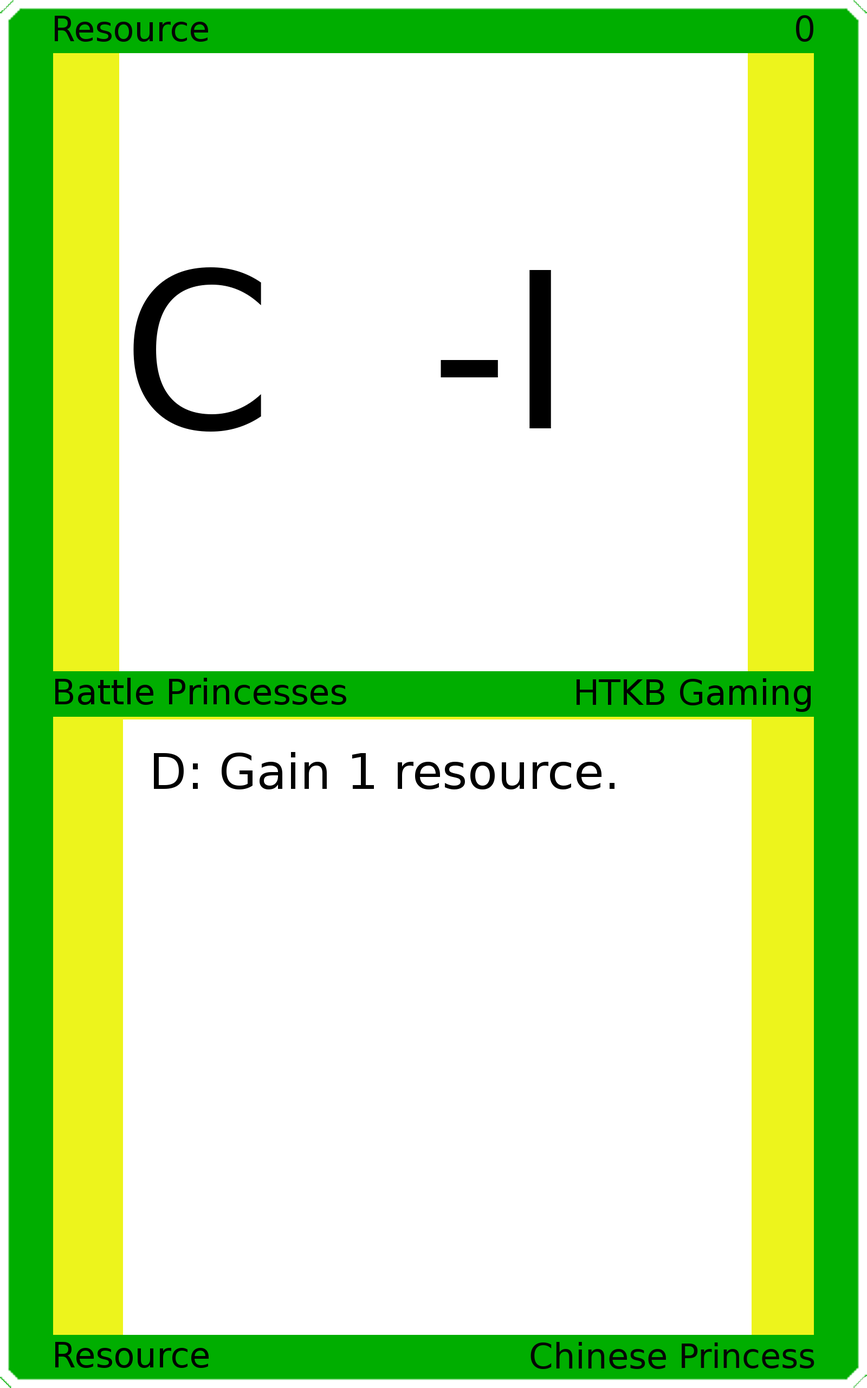
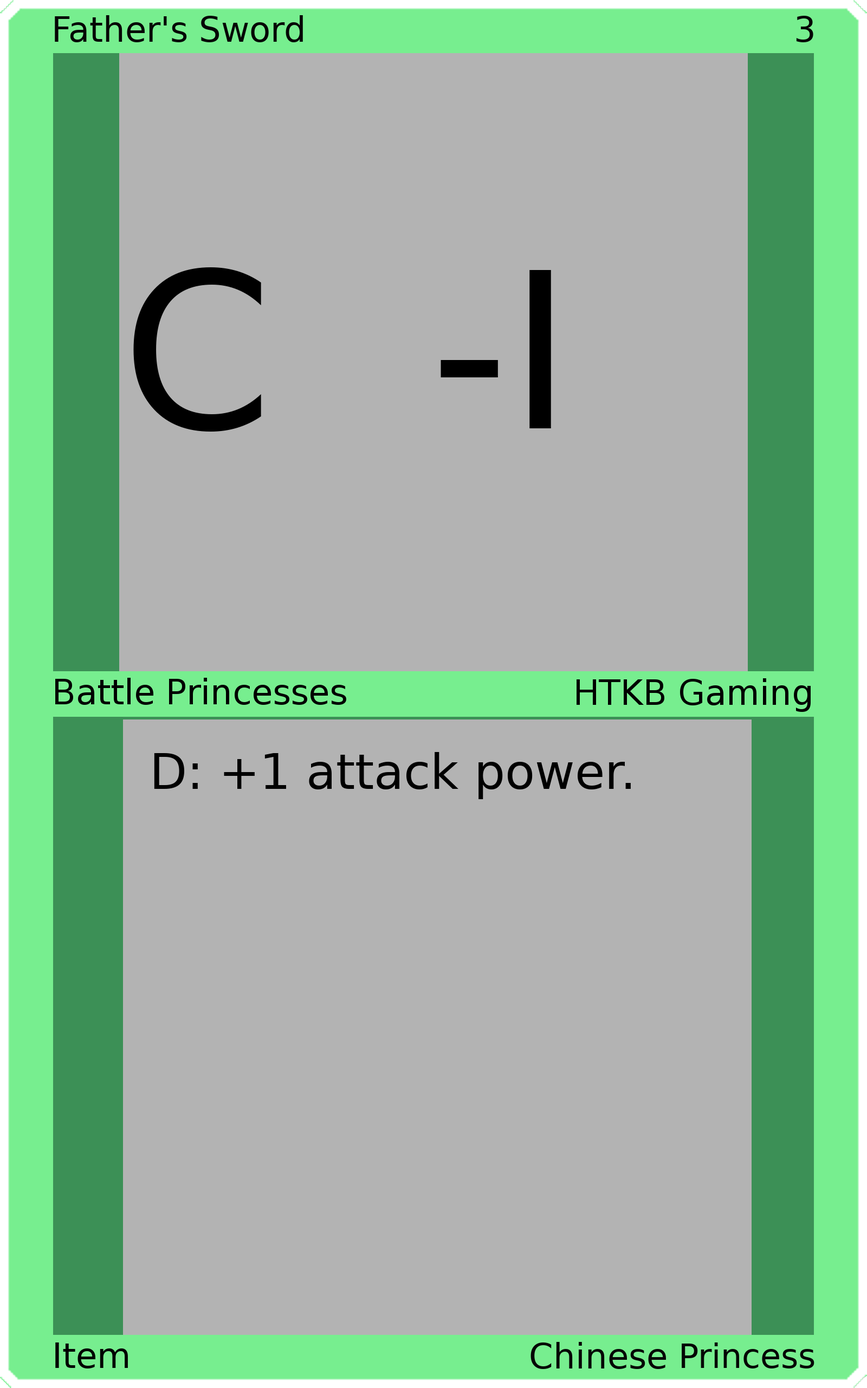
Layers edited between the first and the second w=867, h=1388 image:
painted on "Upper Left" over left=54, top=15, right=303, bottom=43
painted on "Upper Right" over left=796, top=15, right=814, bottom=43
painted on "Card Text" over left=153, top=751, right=631, bottom=799
painted on "Bottom Left" over left=55, top=1341, right=209, bottom=1369
painted on "Border" over left=0, top=0, right=867, bottom=1388
painted on "Top Background" over left=119, top=52, right=748, bottom=673
painted on "Bottom Background" over left=123, top=719, right=752, bottom=1340
painted on "Background" over left=35, top=35, right=832, bottom=1352
